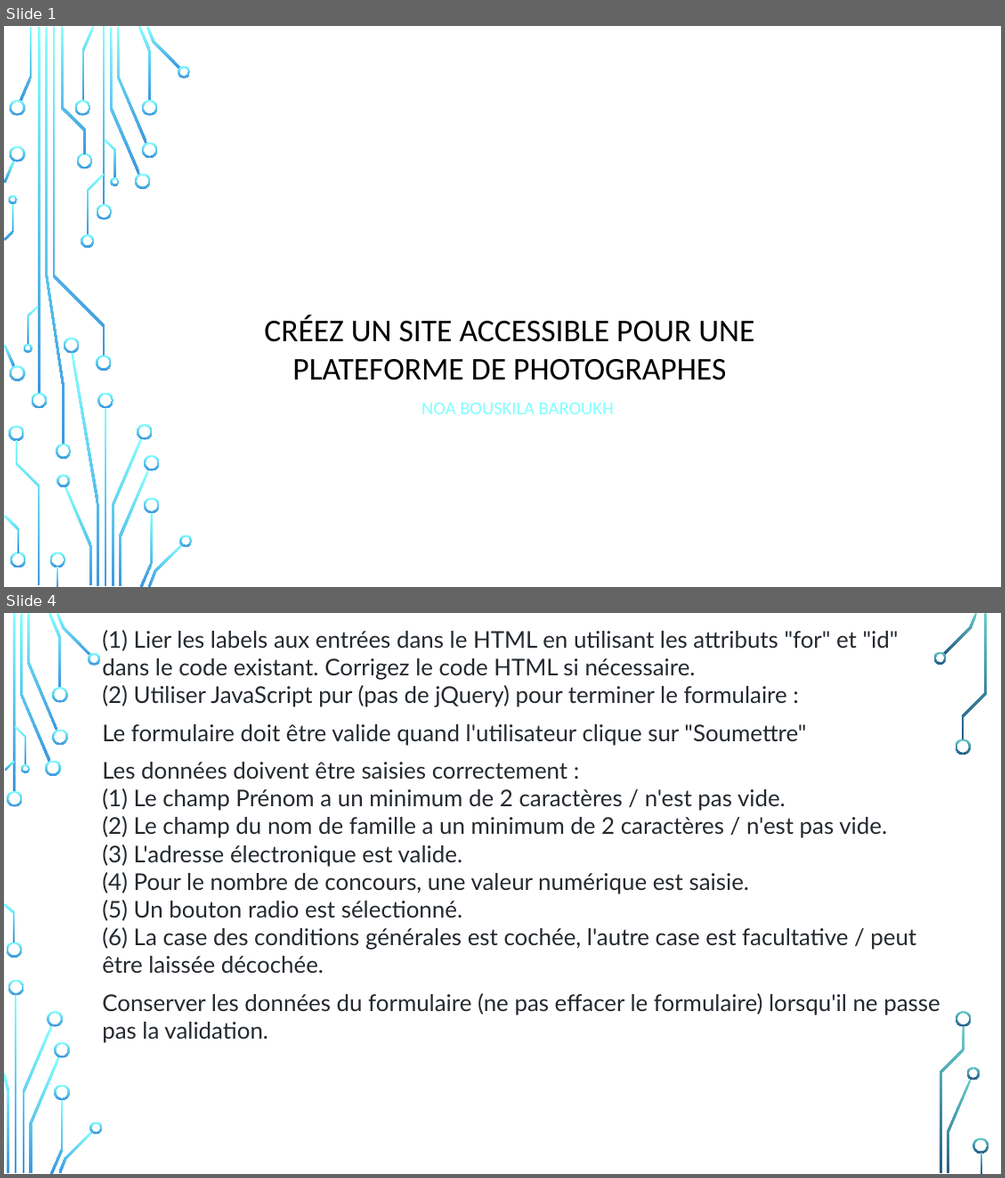
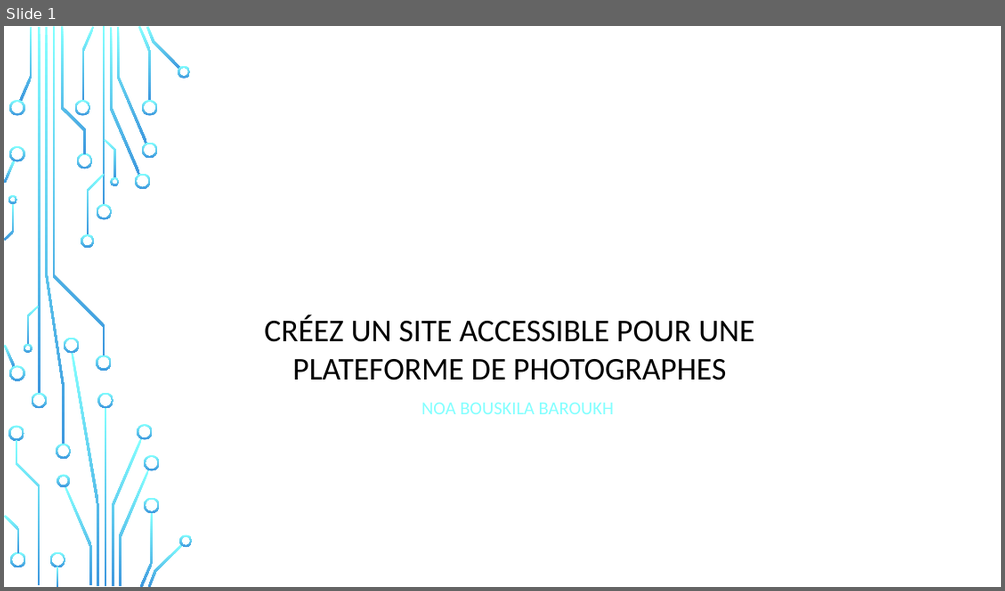
Before and after one commit to noabouskila/Projet6-Front-End-Fisheye, a slide deck: PRESENTATION PROJET 6.odp. Shown one above the other, each under a label of ours: slides 1 and 4 before the commit, slide 1 after it; the slides between them are not shown. The pictures are 1005x1178 and 1005x591 pixels, drawn with LibreOffice and Linux fonts; fonts in the diff are those of the drawing; background and template pictures are left out. Boxes give left, top, right and bottom in pixels: in the first picture for what was removed or moved away, otherwise in the second. Text is boxed around its words. In the diff, an @@ line names an element or a change of style, - is before the commit and + after.

```diff
--- a/PRESENTATION PROJET 6.odp
+++ b/PRESENTATION PROJET 6.odp
@@ slide 4 removed at [4,613,1001,1174], background picture (left out) @@
@@ text removed at [102,630,939,1043] @@
-• (1) Lier les labels aux entrées dans le HTML en utilisant les attributs "for" et "id" dans le code existant. Corrigez le code HTML si nécessaire.
-  (2) Utiliser JavaScript pur (pas de jQuery) pour terminer le formulaire :
-• Le formulaire doit être valide quand l'utilisateur clique sur "Soumettre"
-• Les données doivent être saisies correctement :
-  (1) Le champ Prénom a un minimum de 2 caractères / n'est pas vide.
-  (2) Le champ du nom de famille a un minimum de 2 caractères / n'est pas vide.
-  (3) L'adresse électronique est valide.
-  (4) Pour le nombre de concours, une valeur numérique est saisie.
-  (5) Un bouton radio est sélectionné.
-  (6) La case des conditions générales est cochée, l'autre case est facultative / peut être laissée décochée.
-• Conserver les données du formulaire (ne pas effacer le formulaire) lorsqu'il ne passe pas la validation.
@@ group removed at [4,613,989,1174]: 36 freeform shapes @@
```
Also in this commit, not shown: 2 slides changed, 2 slides added, 1 other slide removed, 4 other files.
